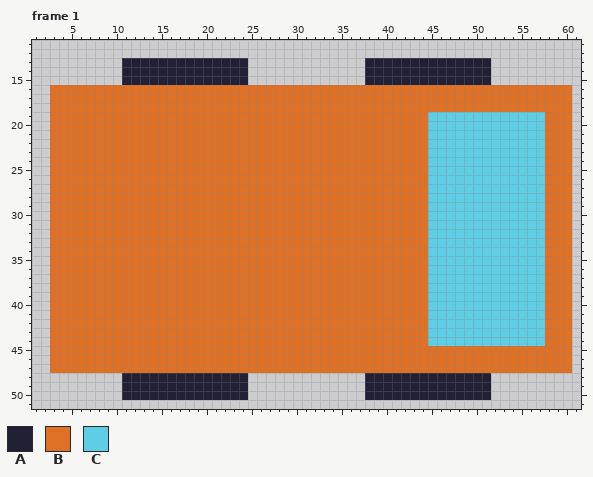
Two states of a pixel-art file, game/assets/car/car.aseprite. The picture above was drawn from the file before the commit.
64x64 pixels, 1 frame. Shown: frame 1: x 1..61, y 11..51. The commit also changed other frames, which this record leaves out.
Palette (. is transparent): A #222034  B #df7126  C #5fcde4
After the commit:
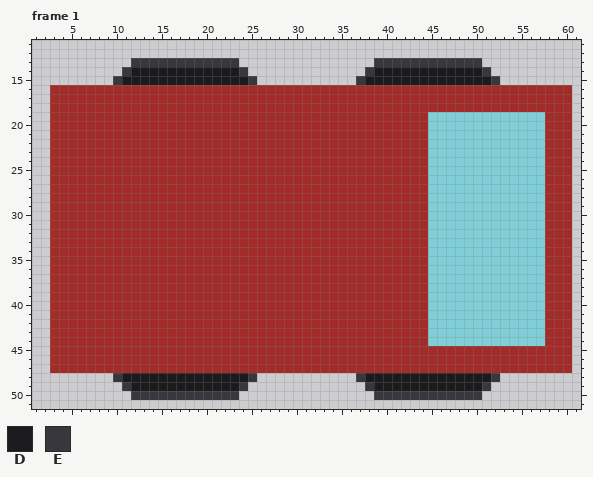
Colours new in this view: D #1b1b1e  E #37373d
Edits made:
layer "tires" added
layer "chassis" added
layer "window" added
layer "Layer 1" removed
Colour B changes from #df7126 to #a22c29.
Colour C changes from #5fcde4 to #80ced7.
Frame 1:
The author changed colour A to colour D in row 14 at x 12 to 23 and 39 to 50; in row 15 at x 11 to 24 and 38 to 51; in row 48 at x 11 to 24 and 38 to 51; in row 49 at x 12 to 23 and 39 to 50.
Colour E now appears in row 15 at x 10, 25, 37 and 52; in row 48 at x 10, 25, 37 and 52.
The author changed colour A to colour E in row 13 at x 12 to 23 and 39 to 50; in row 14 at x 11, 24, 38 and 51; in row 49 at x 11, 24, 38 and 51; in row 50 at x 12 to 23 and 39 to 50.
The author cleared colour A in row 13 at x 11, 24, 38 and 51; in row 50 at x 11, 24, 38 and 51.
Boxes around the changes in both pictures, in picture pixels (x1, y1, x2, y2):
changed: (50, 58, 572, 400)
